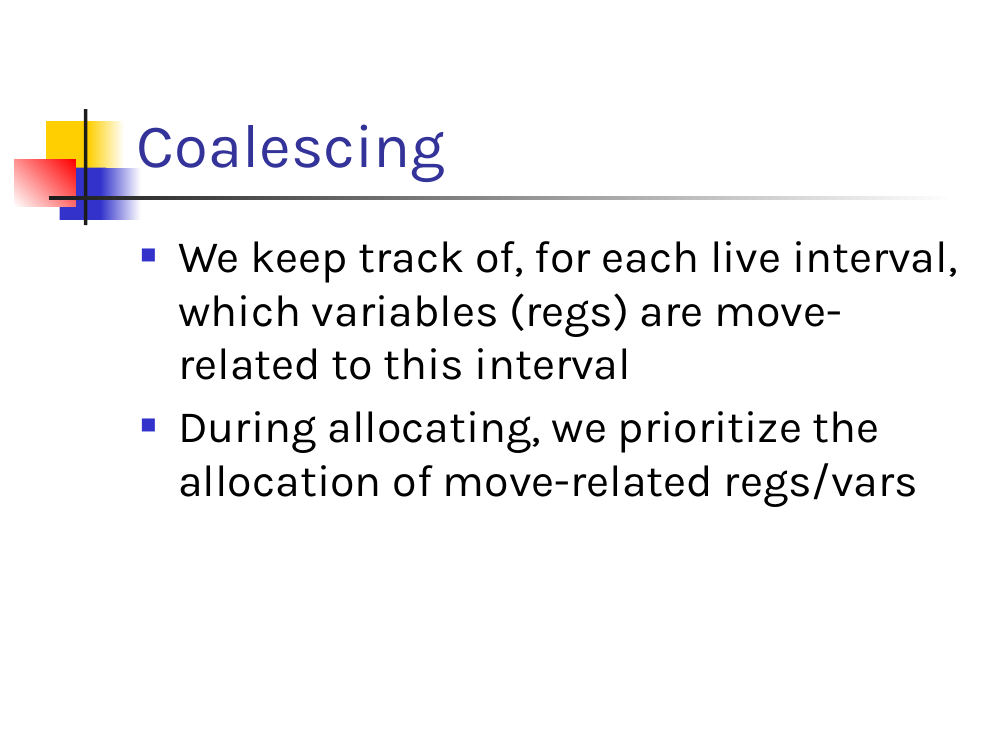
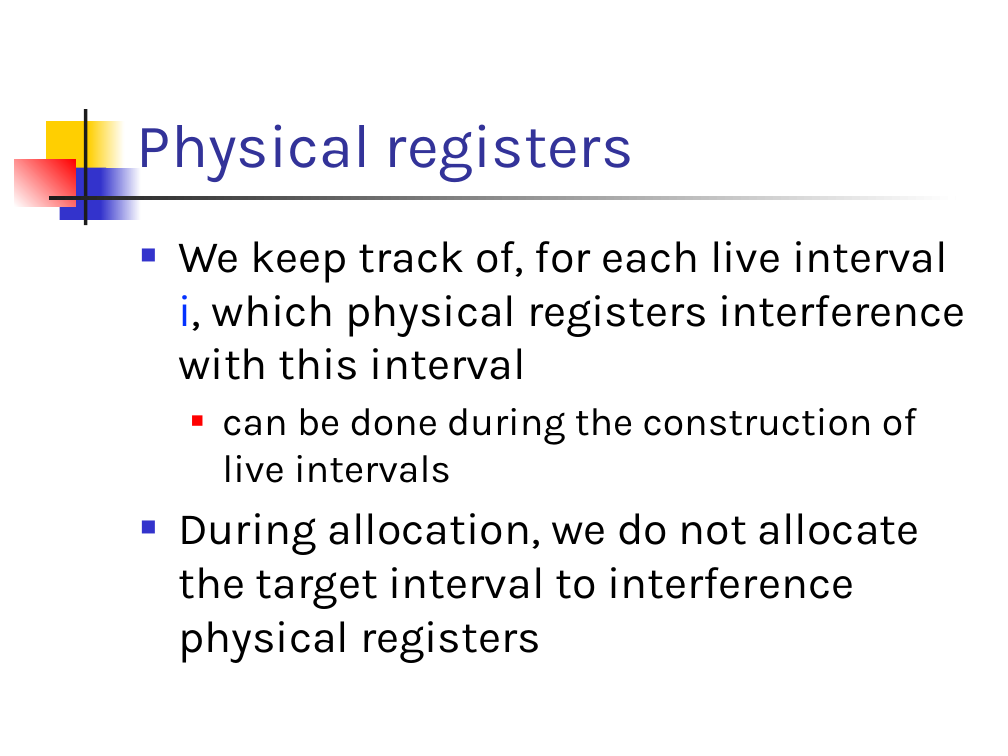
Before and after one commit to csslab-ustc/csslab-ustc.github.io, a slide deck: slide 39 of courses/compiler/slides/lec19-reg-alloc-linear.pptx (slide 36 before the commit). Drawn at 1008x756 pixels with LibreOffice and Linux fonts; fonts in the diff are those of the drawing. Boxes give left, top, right and bottom in pixels: in the first picture for what was removed or moved away, otherwise in the second. Text is boxed around its words. In the diff, an @@ line names an element or a change of style, - is before the commit and + after.

```diff
--- a/courses/compiler/slides/lec19-reg-alloc-linear.pptx
+++ b/courses/compiler/slides/lec19-reg-alloc-linear.pptx
@@ title at (x1=137, y1=124, x2=634, y2=182): text changed @@
-Coalescing
+Physical registers
@@ text at (x1=178, y1=241, x2=965, y2=663): text changed @@
-■ We keep track of, for each live interval, which variables (regs) are move-related to this interval
-■ During allocating, we prioritize the allocation of move-related regs/vars
+■ We keep track of, for each live interval i, which physical registers interference with this interval
+  ■ can be done during the construction of live intervals
+■ During allocation, we do not allocate the target interval to interference physical registers
```
Also in this commit, not shown: 15 other slides changed, 14 slides added, 6 other files.
